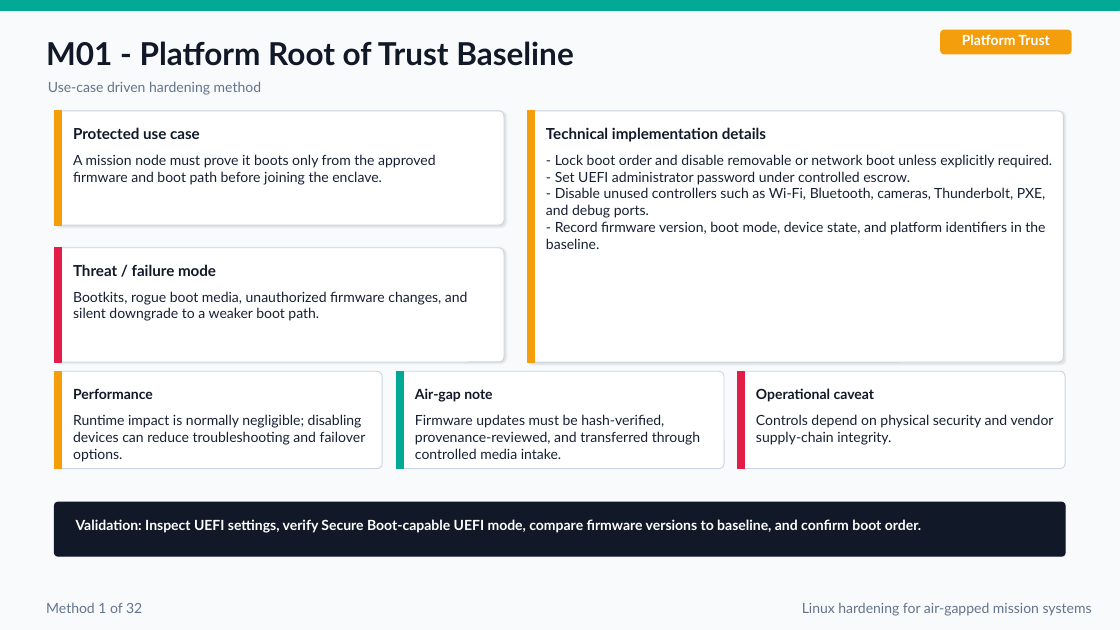
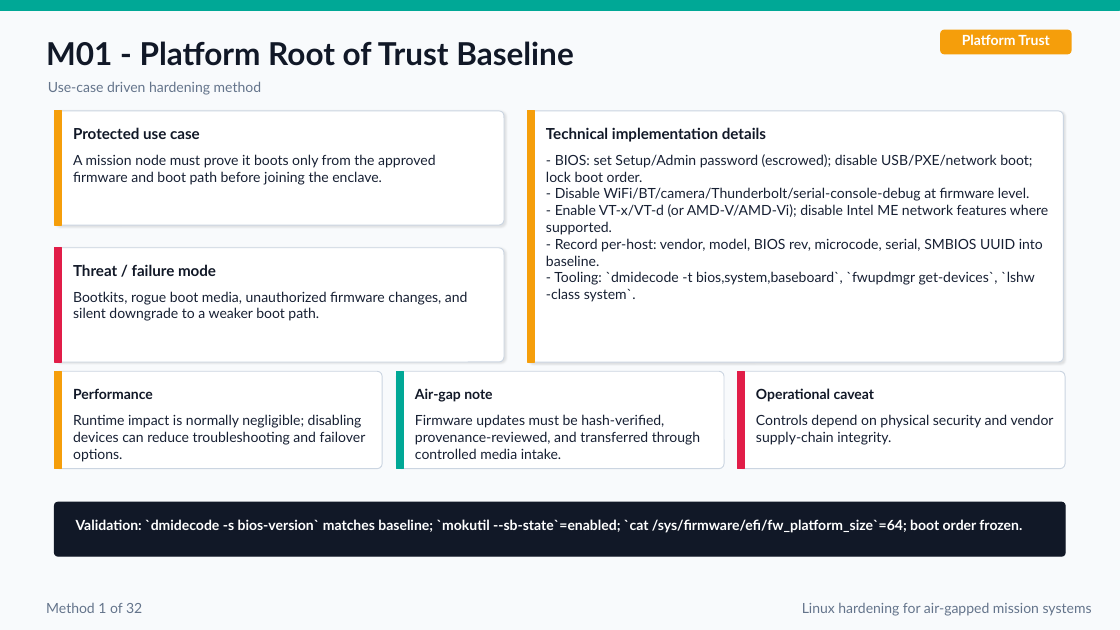
Before and after one commit to FelixKras/Drawio-stuff-, a slide deck: slide 11 of Linux_Mission_Critical_Air_Gapped_Hardening_Final.pptx. Drawn at 1120x630 pixels with LibreOffice and Linux fonts; fonts in the diff are those of the drawing. Boxes give left, top, right and bottom in pixels: in the first picture for what was removed or moved away, otherwise in the second. Text is boxed around its words. In the diff, an @@ line names an element or a change of style, - is before the commit and + after.

```diff
--- a/Linux_Mission_Critical_Air_Gapped_Hardening_Final.pptx
+++ b/Linux_Mission_Critical_Air_Gapped_Hardening_Final.pptx
@@ text at bbox=[546, 154, 1048, 302]: text changed @@
-- Lock boot order and disable removable or network boot unless explicitly required.
-- Set UEFI administrator password under controlled escrow.
-- Disable unused controllers such as Wi-Fi, Bluetooth, cameras, Thunderbolt, PXE, and debug ports.
-- Record firmware version, boot mode, device state, and platform identifiers in the baseline.
+- BIOS: set Setup/Admin password (escrowed); disable USB/PXE/network boot; lock boot order.
+- Disable WiFi/BT/camera/Thunderbolt/serial-console-debug at firmware level.
+- Enable VT-x/VT-d (or AMD-V/AMD-Vi); disable Intel ME network features where supported.
+- Record per-host: vendor, model, BIOS rev, microcode, serial, SMBIOS UUID into baseline.
+- Tooling: `dmidecode -t bios,system,baseboard`, `fwupdmgr get-devices`, `lshw -class system`.
@@ text at bbox=[76, 519, 1022, 533]: text changed @@
-Validation: Inspect UEFI settings, verify Secure Boot-capable UEFI mode, compare firmware versions to baseline, and confirm boot order.
+Validation: `dmidecode -s bios-version` matches baseline; `mokutil --sb-state`=enabled; `cat /sys/firmware/efi/fw_platform_size`=64; boot order frozen.
```
Also in this commit, not shown: 35 other slides changed, 1 slide added.
